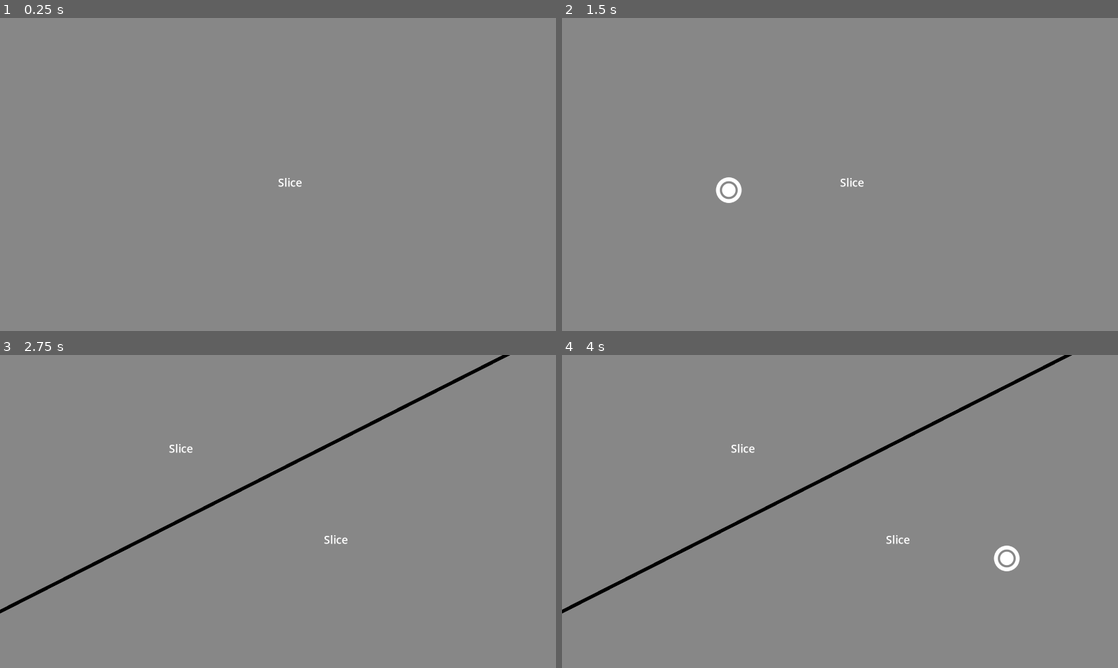
Above: before the commit, frames 1-4 (two rows, left to right).
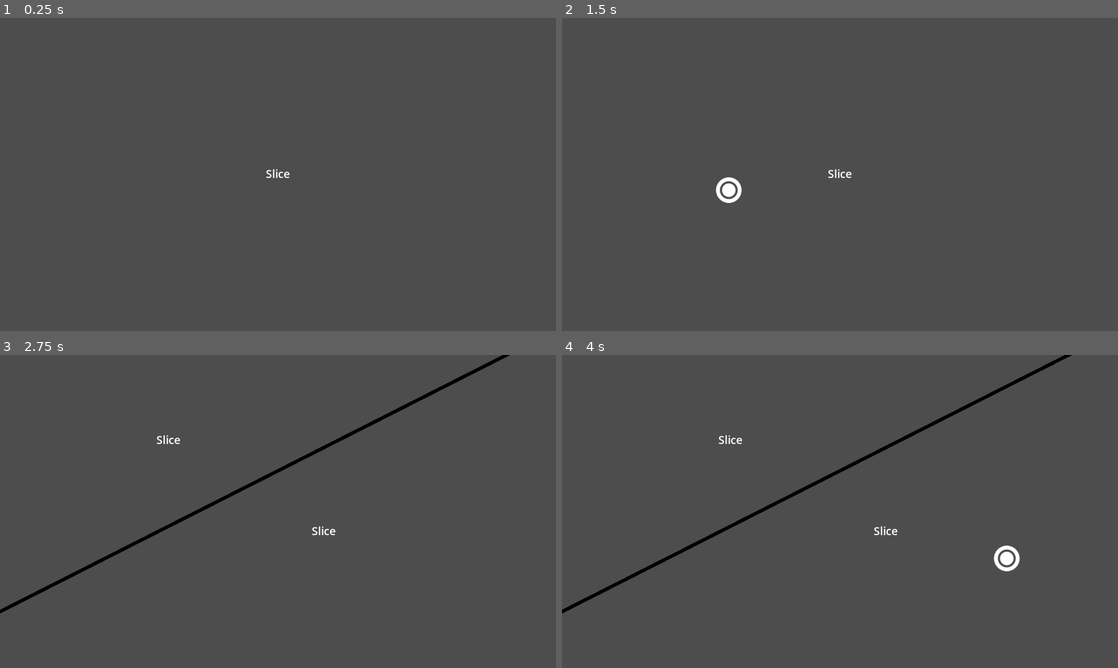
Above: after the commit, the same moments.

Repository: m-khadadeh/AberrationGame
Game: Godot game, scene res://00_Scenes/game_container.tscn
Same seed, same stepped clock (60 frames per second), same inputs: the game is played once before the commit and once after it.
Inputs (mouse positions are in pixels of both pictures, inside the frame that each line leads up to):
- Up to frame 1 (0.25 s): no input
- Up to frame 2 (1.5 s): tap Enter at 0.5 s; move the mouse to (962, 158) at 0.52 s; press the mouse at (962, 158) at 0.53 s; tap Space at 1.25 s; move the mouse to (728, 190) at 1.27 s; release the mouse at (728, 190) at 1.28 s; click (728, 190) at 1.35 s
- Up to frame 3 (2.75 s): tap Enter at 2 s; move the mouse to (333, 442) at 2.02 s; press the mouse at (333, 442) at 2.03 s
- Up to frame 4 (4 s): tap Space at 2.75 s; move the mouse to (812, 574) at 2.77 s; release the mouse at (812, 574) at 2.78 s; click (812, 574) at 2.85 s; tap Enter at 3.5 s; move the mouse to (1006, 558) at 3.52 s; press the mouse at (1006, 558) at 3.53 s

The runs differ from the first frame. In frame 1, 100% of the frame differs, in the area x 0-100%, y 0-100%; in frame 2, 100%; in frame 3, 99%; in frame 4, 99%.

Commit message:
text alignment and clipping fixed

Diff:
--- a/00_Scenes/splittable_button.tscn
+++ b/00_Scenes/splittable_button.tscn
@@ -12,15 +12,34 @@
 hover_color = Color(0.705882, 0.623529, 0.552941, 1)
 
 [node name="SplittablePolygon" parent="." instance=ExtResource("1_4nu50")]
+clip_children = 1
 
-[node name="Control" type="Control" parent="."]
+[node name="Control" type="Control" parent="SplittablePolygon"]
 layout_mode = 3
-anchors_preset = 0
-offset_right = 351.0
-offset_bottom = 50.0
+anchors_preset = 8
+anchor_left = 0.5
+anchor_top = 0.5
+anchor_right = 0.5
+anchor_bottom = 0.5
+offset_right = 500.0
+offset_bottom = 200.0
+grow_horizontal = 2
+grow_vertical = 2
+mouse_filter = 2
 
-[node name="RichTextLabel" type="RichTextLabel" parent="Control"]
-layout_mode = 0
-offset_right = 351.0
-offset_bottom = 50.0
+[node name="VBoxContainer" type="VBoxContainer" parent="SplittablePolygon/Control"]
+layout_mode = 1
+anchors_preset = 15
+anchor_right = 1.0
+anchor_bottom = 1.0
+grow_horizontal = 2
+grow_vertical = 2
+
+[node name="RichTextLabel" type="RichTextLabel" parent="SplittablePolygon/Control/VBoxContainer"]
+custom_minimum_size = Vector2(0, 50)
+layout_mode = 2
+size_flags_vertical = 6
+mouse_filter = 2
 theme = SubResource("Theme_lef61")
+bbcode_enabled = true
+fit_content = true
--- a/01_Scripts/ButtonLogic/split_on_click_logic.gd
+++ b/01_Scripts/ButtonLogic/split_on_click_logic.gd
@@ -6,8 +6,8 @@
 func on_ready(button_control_parent : Control, tooltip_parent : Control):
 	split_button_logic_next = self
 	split_button_logic_replace = self
-	_label = button_control_parent.get_node("RichTextLabel")
-	(_label as RichTextLabel).text = "Slice"
+	_label = button_control_parent.get_node("VBoxContainer/RichTextLabel")
+	_label.text = "[center]Slice[/center]"
 
 func on_button_clicked(button_control_parent : Control, tooltip_parent : Control):
 	game_container.start_splitting()
--- a/01_Scripts/splittable_button.gd
+++ b/01_Scripts/splittable_button.gd
@@ -6,7 +6,7 @@
 @export var hover_color: Color
 
 @onready var polygon : SplittablePolygon = $SplittablePolygon
-@onready var _control_parent : Control = $Control
+@onready var _control_parent : Control = $SplittablePolygon/Control
 
 @onready var _mouse_on_button : bool = false
 @onready var _mouse_on_gutters : bool = false
@@ -25,11 +25,29 @@
 func initialize(edge_dictionary : Dictionary, gutter_manager : GutterManager, error_tolerance : float, logic : ButtonLogic, reset = true):
 	polygon.initialize(edge_dictionary, regular_color, error_tolerance)
 
+	var points : Array = edge_dictionary.keys()
+
 	var centroid = Vector2(0,0)
-	for point in edge_dictionary.keys():
+	var min_x = points[0].x
+	var max_x = points[0].x
+	var min_y = points[0].y
+	var max_y = points[0].y
+	for point in points:
 		centroid += point
+		if point.x < min_x:
+			min_x = point.x
+		elif point.x > max_x:
+			max_x = point.x
+		if point.y < min_y:
+			min_y = point.y
+		elif point.y > max_y:
+			max_y = point.y
+
 	centroid /= edge_dictionary.keys().size()
-	_control_parent.set_position(centroid)
+	var size = Vector2(max_x - min_x, max_y - min_y)
+
+	_control_parent.set_size(size)
+	_control_parent.set_position(centroid - (size / 2))
 
 	_logic = logic
 	_logic.on_ready(_control_parent, null)
